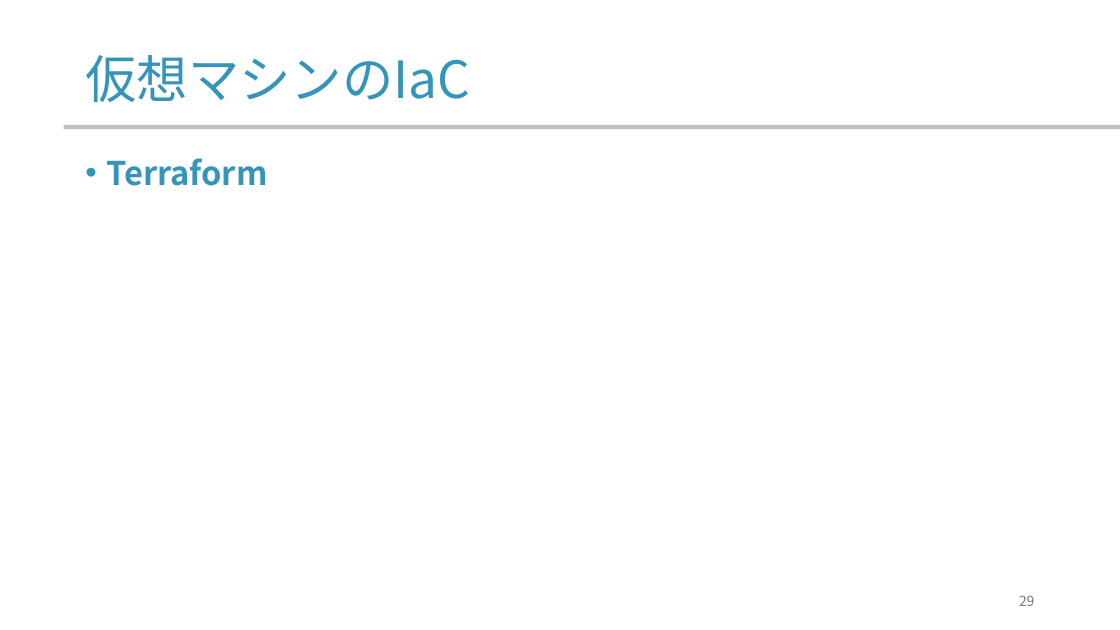
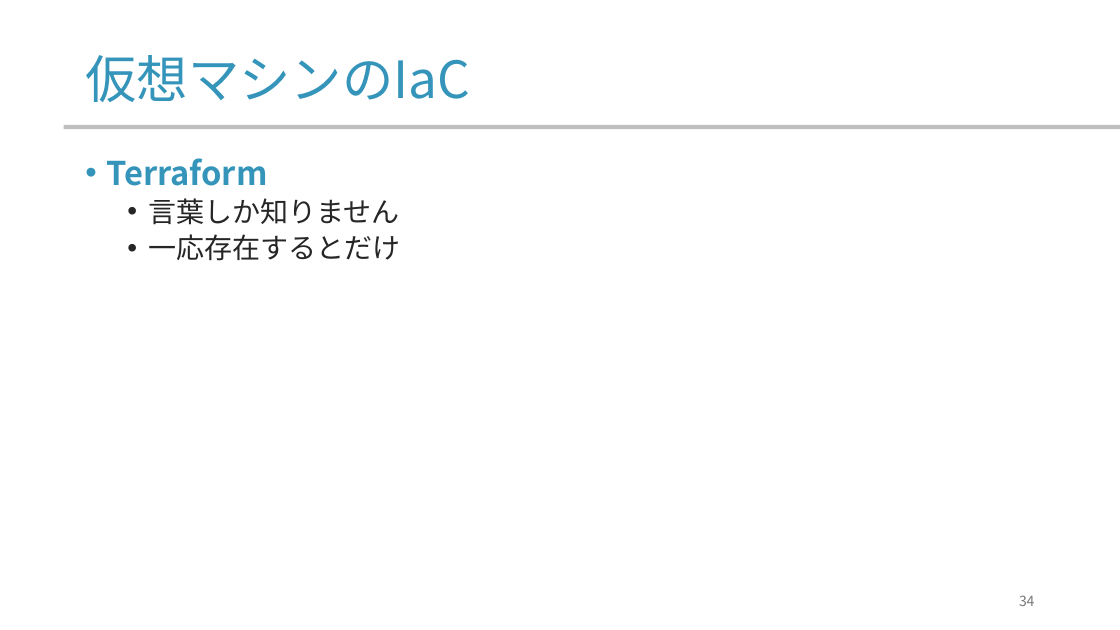
Before and after one commit to yamada-ai/java-prac, a slide deck: slide 34 of docker-container.pptx (slide 29 before the commit). Drawn at 1120x630 pixels with LibreOffice and Linux fonts; fonts in the diff are those of the drawing; background and template pictures are left out. Boxes give left, top, right and bottom in pixels: in the first picture for what was removed or moved away, otherwise in the second. Text is boxed around its words. In the diff, an @@ line names an element or a change of style, - is before the commit and + after.

```diff
--- a/docker-container.pptx
+++ b/docker-container.pptx
@@ text at (x1=148, y1=198, x2=400, y2=261): paragraphs added @@
+  • 言葉しか知りません
+  • 一応存在するとだけ
@@ page number at (x1=1019, y1=595, x2=1035, y2=606): text changed @@
-29
+34
```
Also in this commit, not shown: 13 other slides changed, 5 slides added, 1 slide removed.
